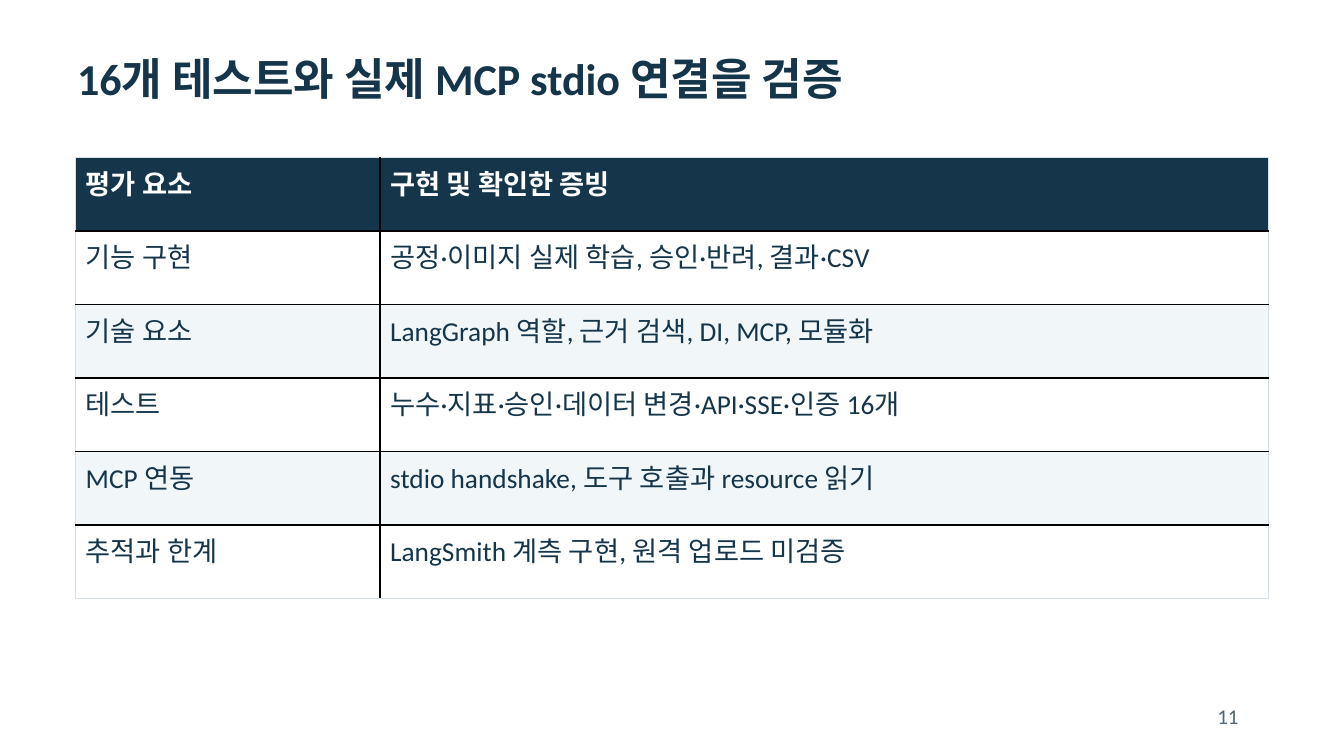
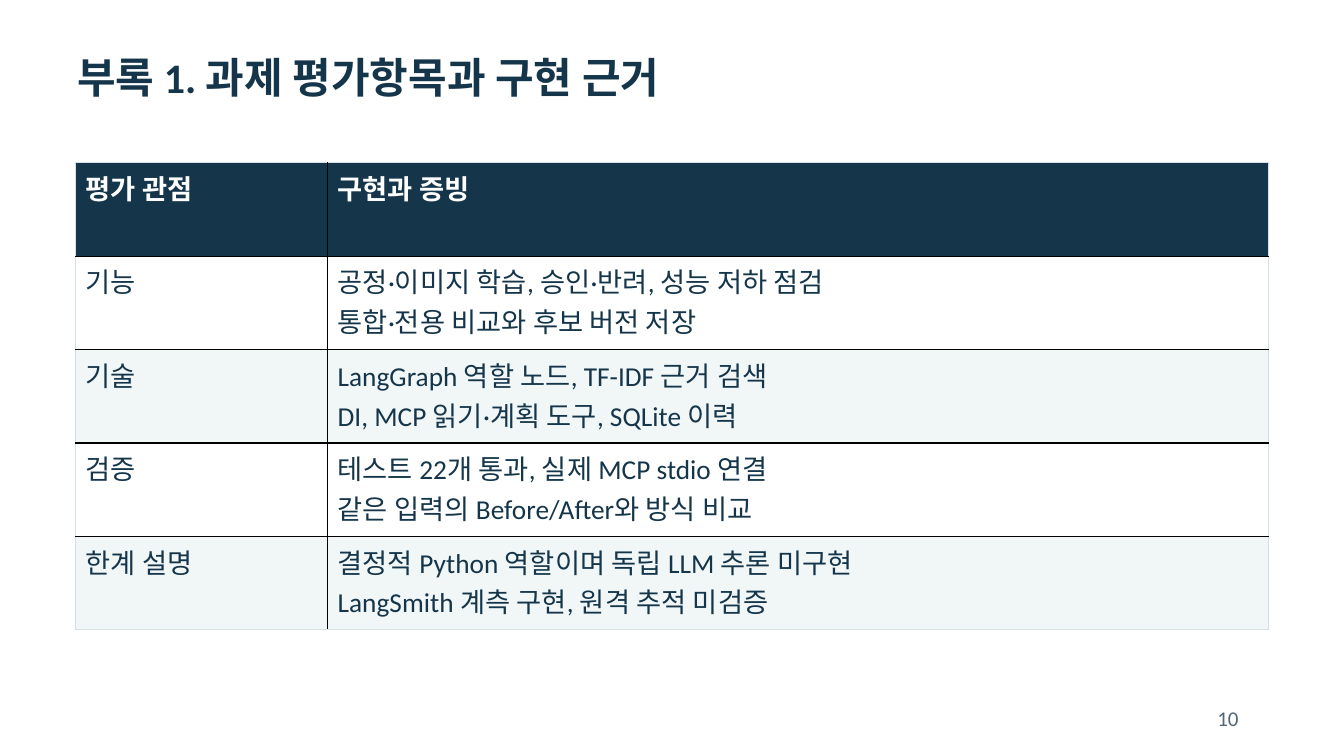
Before and after one commit to dragonchan95/Semiconductor-AI-Agent, a slide deck: slide 10 of docs/G045_Semiconductor_Agent.pptx (slide 11 before the commit). Drawn at 1344x756 pixels with LibreOffice and Linux fonts; fonts in the diff are those of the drawing. Boxes give left, top, right and bottom in pixels: in the first picture for what was removed or moved away, otherwise in the second. Text is boxed around its words. In the diff, an @@ line names an element or a change of style, - is before the commit and + after.

```diff
--- a/docs/G045_Semiconductor_Agent.pptx
+++ b/docs/G045_Semiconductor_Agent.pptx
@@ text at (77, 57, 659, 97): text changed; size 31.5 to 30 pt; text colour #14354A to #15364A @@
-16개 테스트와 실제 MCP stdio 연결을 검증
+부록 1. 과제 평가항목과 구현 근거
@@ table at (76, 162, 1268, 630) @@
-row 1: 평가 요소 | 구현 및 확인한 증빙
-row 2: 기능 구현 | 공정·이미지 실제 학습, 승인·반려, 결과·CSV
-row 3: 기술 요소 | LangGraph 역할, 근거 검색, DI, MCP, 모듈화
-row 4: 테스트 | 누수·지표·승인·데이터 변경·API·SSE·인증 16개
-row 5: MCP 연동 | stdio handshake, 도구 호출과 resource 읽기
-row 6: 추적과 한계 | LangSmith 계측 구현, 원격 업로드 미검증
+row 1: 평가 관점 | 구현과 증빙
+row 2: 기능 | 공정·이미지 학습, 승인·반려, 성능 저하 점검 / 통합·전용 비교와 후보 버전 저장
+row 3: 기술 | LangGraph 역할 노드, TF-IDF 근거 검색 / DI, MCP 읽기·계획 도구, SQLite 이력
+row 4: 검증 | 테스트 22개 통과, 실제 MCP stdio 연결 / 같은 입력의 Before/After와 방식 비교
+row 5: 한계 설명 | 결정적 Python 역할이며 독립 LLM 추론 미구현 / LangSmith 계측 구현, 원격 추적 미검증
@@ table: place and size @@
-table at (76, 157, 1268, 599)
+table at (76, 162, 1268, 630)
@@ text removed at (1217, 710, 1238, 724) @@
-11
@@ text added at (1217, 712, 1238, 726), 15 pt, text #526677 @@
+10
```
Also in this commit, not shown: 10 slides added, 12 slides removed, 34 other files.
